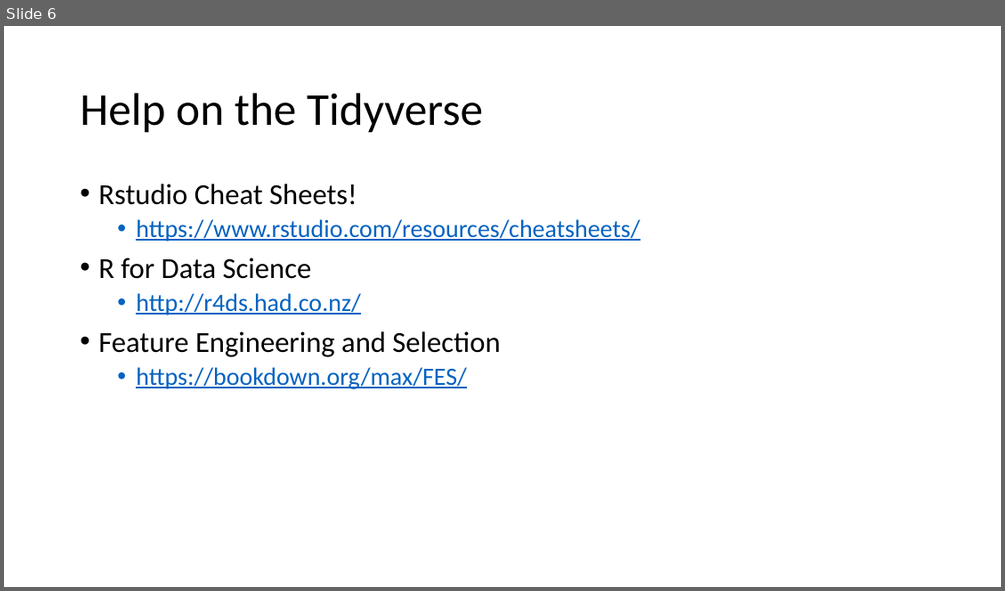
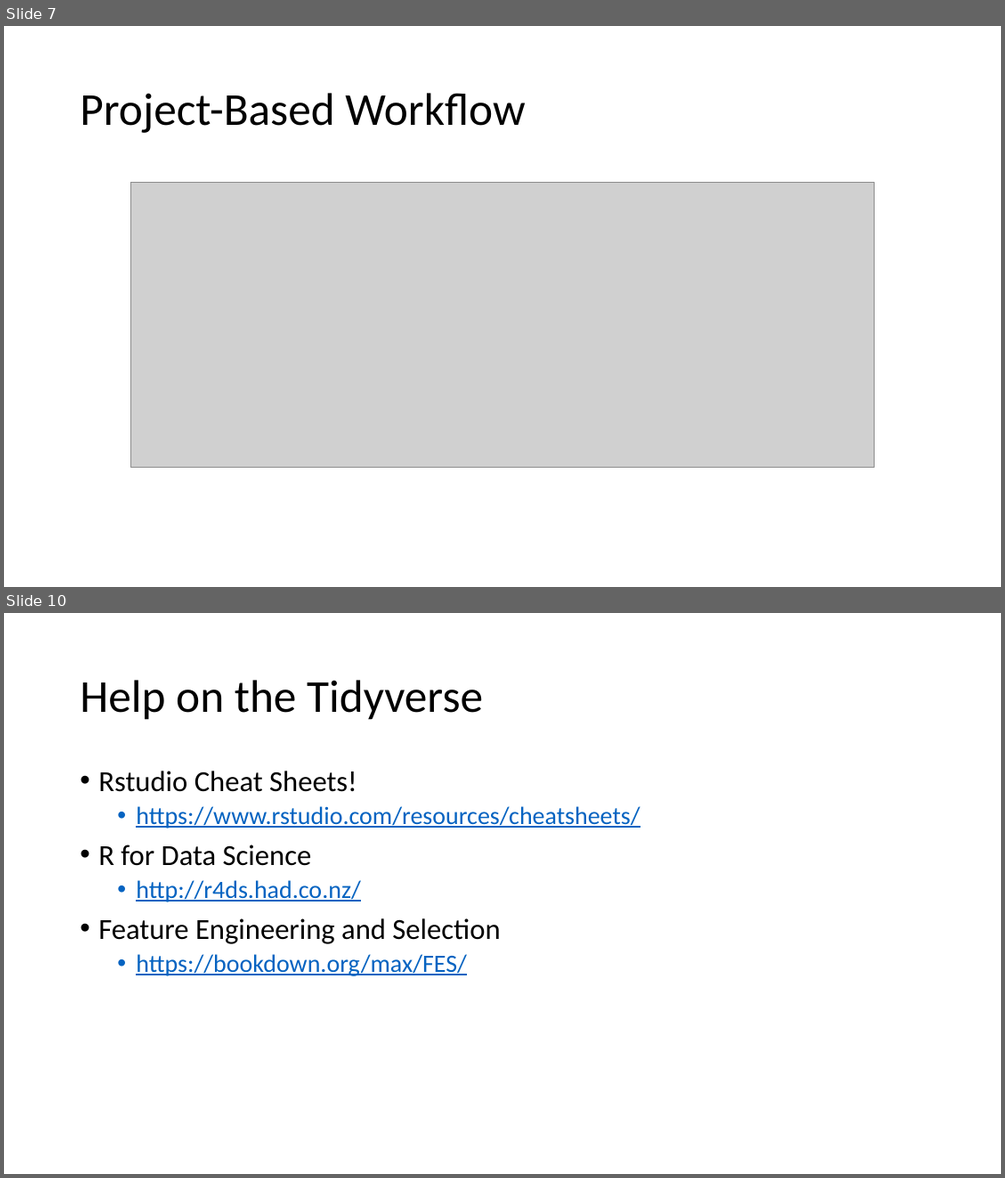
Before and after one commit to deancyl/fnce5352_spring2020, a slide deck: Lecture1/RTidyVerse.pptx. Shown one above the other, each under a label of ours: slide 6 before the commit, slides 7 and 10 after it; the slides between them are not shown. The pictures are 1005x591 and 1005x1178 pixels, drawn with LibreOffice and Linux fonts; fonts in the diff are those of the drawing; grey boxes stand for pictures. Boxes give left, top, right and bottom in pixels: in the first picture for what was removed or moved away, otherwise in the second. Text is boxed around its words. In the diff, an @@ line names an element or a change of style, - is before the commit and + after.

```diff
--- a/Lecture1/RTidyVerse.pptx
+++ b/Lecture1/RTidyVerse.pptx
@@ slide 7 added at (x1=4, y1=26, x2=1001, y2=587), background #FFFFFF @@
@@ title added at (x1=80, y1=93, x2=525, y2=133), 44 pt, text #000000 @@
+Project-Based Workflow
@@ picture added at (x1=130, y1=183, x2=874, y2=467) @@
@@ what was slide 6 is now slide 10 @@
```
Also in this commit, not shown: 3 other slides added, 1 other file.
